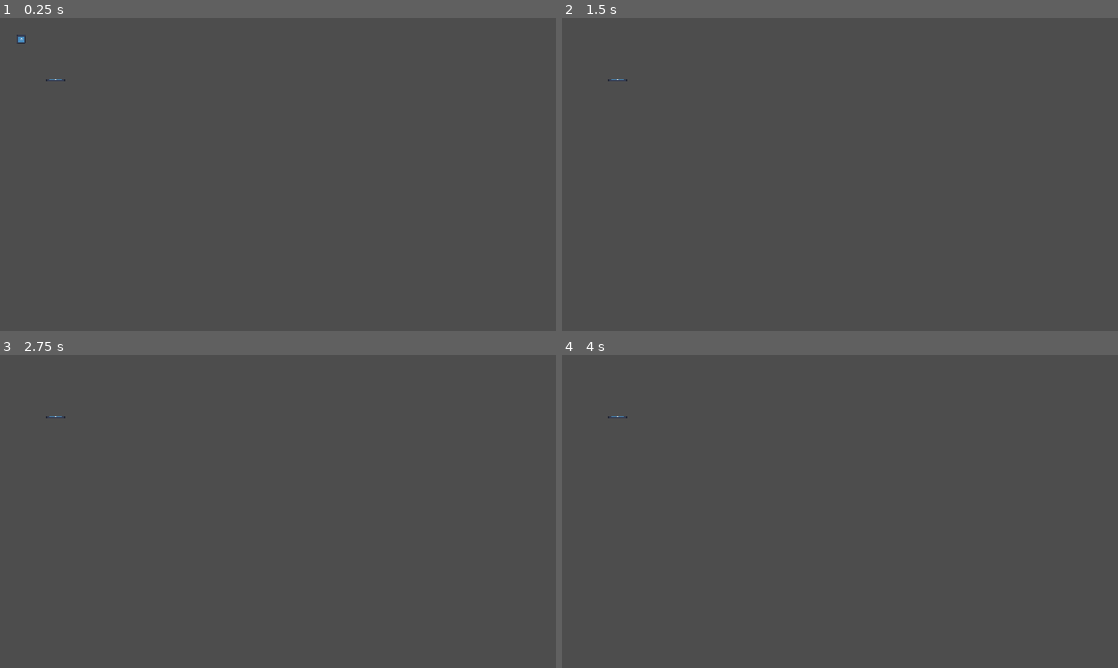
Above: before the commit, frames 1-4 (two rows, left to right).
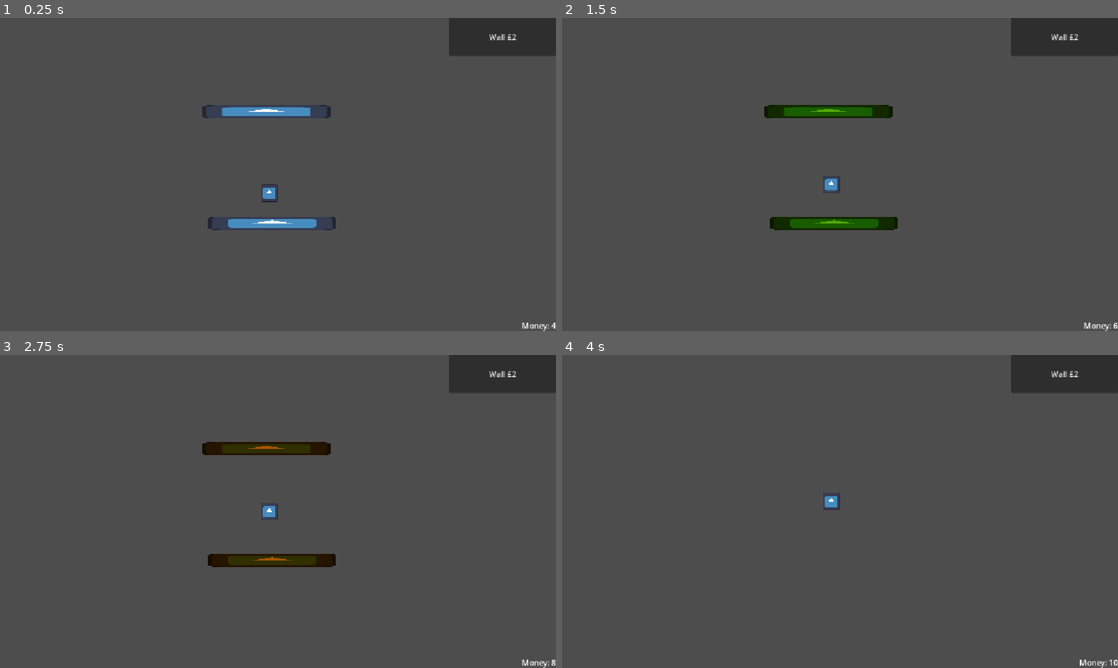
Above: after the commit, the same moments.

Repository: Charlielove19/lock-down
Game: Godot game, scene res://scenes/Game.tscn
The game is run twice, just before and just after one commit, with the same random seed, the same clock (stepped at 60 frames per second) and the same inputs. The engine's default icon, where the game draws it, is replaced by a stand-in: a white triangle on a blue panel in a dark square.
Inputs (mouse positions are in pixels of both pictures, inside the frame that each line leads up to):
- Up to frame 1 (0.25 s): no input
- Up to frame 2 (1.5 s): click (1062, 36) at 0.5 s, where only the run after the commit has a clickable "Wall £2"; move the mouse to (962, 158) at 1.27 s; hold D (rotate_right, bound only after the commit) from 1.28 s (still down)
- Up to frame 3 (2.75 s): move the mouse to (166, 527) at 2.02 s; release D (rotate_right, bound only after the commit) at 2.03 s; hold A (rotate_left, bound only after the commit) from 2.03 s (still down)
- Up to frame 4 (4 s): move the mouse to (895, 442) at 2.77 s; release A (rotate_left, bound only after the commit) at 2.78 s; hold D (rotate_right, bound only after the commit) from 2.78 s (still down); move the mouse to (812, 574) at 3.52 s

The runs differ from the first frame. In frame 1, 3.5% of the frame differs, in the area x 3-100%, y 0-100%; in frame 2, 4.3%, in the area x 8-100%, y 0-100%; in frame 3, 4.3%; in frame 4, 2.4%.

Commit message:
Made Basic Game Mechanics
- Ball movement and physics-based bouncing
- Free wall placement using drag and drop
- Wall rotation during placement
- Wall health and damage
- Money earned from wall collisions
- Different wall properties such as cost, durability and reward
- Basic HUD and placement previews

Diff:
--- a/project.godot
+++ b/project.godot
@@ -20,6 +20,21 @@
 window/stretch/mode="canvas_items"
 window/stretch/aspect="expand"
 
+[input]
+
+rotate_left={
+"deadzone": 0.2,
+"events": [Object(InputEventKey,"resource_local_to_scene":false,"resource_name":"","device":-1,"window_id":0,"alt_pressed":false,"shift_pressed":false,"ctrl_pressed":false,"meta_pressed":false,"pressed":false,"keycode":0,"physical_keycode":65,"key_label":0,"unicode":97,"location":0,"echo":false,"script":null)
+, Object(InputEventKey,"resource_local_to_scene":false,"resource_name":"","device":-1,"window_id":0,"alt_pressed":false,"shift_pressed":false,"ctrl_pressed":false,"meta_pressed":false,"pressed":false,"keycode":0,"physical_keycode":4194319,"key_label":0,"unicode":0,"location":0,"echo":false,"script":null)
+]
+}
+rotate_right={
+"deadzone": 0.2,
+"events": [Object(InputEventKey,"resource_local_to_scene":false,"resource_name":"","device":-1,"window_id":0,"alt_pressed":false,"shift_pressed":false,"ctrl_pressed":false,"meta_pressed":false,"pressed":false,"keycode":0,"physical_keycode":68,"key_label":0,"unicode":100,"location":0,"echo":false,"script":null)
+, Object(InputEventKey,"resource_local_to_scene":false,"resource_name":"","device":-1,"window_id":0,"alt_pressed":false,"shift_pressed":false,"ctrl_pressed":false,"meta_pressed":false,"pressed":false,"keycode":0,"physical_keycode":4194321,"key_label":0,"unicode":0,"location":0,"echo":false,"script":null)
+]
+}
+
 [physics]
 
 3d/physics_engine="Jolt Physics"
--- a/scenes/Ball.tscn
+++ b/scenes/Ball.tscn
@@ -6,6 +6,7 @@
 [sub_resource type="CircleShape2D" id="CircleShape2D_u2d4l"]
 
 [node name="Ball" type="CharacterBody2D" unique_id=502527504]
+scale = Vector2(2, 2)
 script = ExtResource("1_ja1hk")
 
 [node name="CollisionShape2D" type="CollisionShape2D" parent="." unique_id=1285962976]
--- a/scenes/Game.tscn
+++ b/scenes/Game.tscn
@@ -3,13 +3,46 @@
 [ext_resource type="Script" uid="uid://c1a2bs4hnphvx" path="res://scripts/game.gd" id="1_cpr0p"]
 [ext_resource type="PackedScene" uid="uid://cnpaojfl3fuuw" path="res://scenes/Ball.tscn" id="1_ibkli"]
 [ext_resource type="PackedScene" uid="uid://bci4m5pfa4f34" path="res://scenes/Wall.tscn" id="2_qbsmt"]
-[ext_resource type="Script" uid="uid://m4oipoqk3t8o" path="res://scripts/wall.gd" id="4_78awf"]
 
-[node name="Game" type="Node2D" unique_id=516437375]
+[node name="Game" type="Node2D" unique_id=516437375 node_paths=PackedStringArray("money_label", "wall_button")]
 script = ExtResource("1_cpr0p")
+money_label = NodePath("UI/Money")
+wall_scene = ExtResource("2_qbsmt")
+wall_button = NodePath("UI/WallButton")
 
 [node name="Ball" parent="." unique_id=502527504 instance=ExtResource("1_ibkli")]
+position = Vector2(558, 300)
+
+[node name="UI" type="CanvasLayer" parent="." unique_id=277768052]
+
+[node name="Money" type="Label" parent="UI" unique_id=1672510182]
+anchors_preset = 3
+anchor_left = 1.0
+anchor_top = 1.0
+anchor_right = 1.0
+anchor_bottom = 1.0
+offset_left = -40.0
+offset_top = -23.0
+grow_horizontal = 0
+grow_vertical = 0
+text = "Money: 10"
+
+[node name="WallButton" type="Button" parent="UI" unique_id=1610556833]
+anchors_preset = -1
+anchor_left = 0.80700004
+anchor_right = 1.0
+anchor_bottom = 0.120000005
+offset_left = 0.3359375
+offset_bottom = 0.23999786
+grow_horizontal = 0
+grow_vertical = 2
+text = "Wall £2"
 
 [node name="Wall" parent="." unique_id=726872955 instance=ExtResource("2_qbsmt")]
-position = Vector2(115, 128)
-script = ExtResource("4_78awf")
+position = Vector2(564, 425)
+
+[node name="Wall2" parent="." unique_id=1877070289 instance=ExtResource("2_qbsmt")]
+position = Vector2(552, 194)
+
+[connection signal="button_down" from="UI/WallButton" to="." method="_on_wall_button_button_down"]
+[connection signal="button_up" from="UI/WallButton" to="." method="_on_wall_button_button_up"]
--- a/scenes/Wall.tscn
+++ b/scenes/Wall.tscn
@@ -1,11 +1,16 @@
 [gd_scene format=3 uid="uid://bci4m5pfa4f34"]
 
+[ext_resource type="Script" uid="uid://m4oipoqk3t8o" path="res://scripts/wall.gd" id="1_awoh5"]
 [ext_resource type="Texture2D" uid="uid://b68dgrr1nnvvo" path="res://icon.svg" id="1_efbxx"]
 
 [sub_resource type="RectangleShape2D" id="RectangleShape2D_u2d4l"]
 size = Vector2(38, 4)
 
-[node name="Wall" type="StaticBody2D" unique_id=726872955]
+[node name="Wall" type="StaticBody2D" unique_id=726872955 node_paths=PackedStringArray("sprite", "collision_shape")]
+scale = Vector2(7, 7)
+script = ExtResource("1_awoh5")
+sprite = NodePath("Sprite2D")
+collision_shape = NodePath("CollisionShape2D")
 
 [node name="Sprite2D" type="Sprite2D" parent="." unique_id=518890193]
 position = Vector2(-1.9073486e-06, 0)
--- a/scripts/ball.gd
+++ b/scripts/ball.gd
@@ -1,12 +1,11 @@
 extends CharacterBody2D
 
 var speed = 250.0
-var direction = Vector2(1,1).normalized()
-@export var damage = 1
+var direction = Vector2(0,1).normalized()
+@export var damage:int = 1
 
 func _physics_process(delta):
 	velocity = direction*speed
-
 	var collision = move_and_collide(velocity*delta)
 
 	if collision:
--- a/scripts/game.gd
+++ b/scripts/game.gd
@@ -1,7 +1,53 @@
 extends Node2D
 
-var money = 10
+@export var money_label: Label
+@export var money = 4
+
+@export var wall_scene: PackedScene
+@export var wall_button: Button
+var wall_preview
+var dragging_wall:= false
+
+func _ready():
+	update_money_display()
+func _process(_delta):
+	if dragging_wall and wall_preview:
+		wall_preview.global_position = get_global_mouse_position()
+func _input(event):
+	if event.is_action_pressed("rotate_left") and dragging_wall:
+		print("rotate_left")
+		wall_preview.rotation_degrees -= 15
+	if event.is_action_pressed("rotate_right") and dragging_wall:
+		print("rotate_right")
+		wall_preview.rotation_degrees += 15
 
 func add_money(amount):
 	money+=amount
-	print("Money: ", money)
+	update_money_display()
+func update_money_display():
+	money_label.text = "Money: " + str(money)
+
+func pickup_wall():
+	wall_preview = wall_scene.instantiate()
+	wall_preview.sprite.modulate.a = 0.5
+	if money<=wall_preview.cost:
+		wall_preview.queue_free()
+		wall_preview = null
+		return
+	add_child(wall_preview)
+	wall_preview.collision_shape.disabled = true
+	dragging_wall = true
+func drop_wall():
+	if wall_button.get_global_rect().has_point(get_viewport().get_mouse_position()):
+		wall_preview.queue_free()
+	else:
+		money -= wall_preview.cost
+		update_money_display()
+	wall_preview.sprite.modulate.a = 1
+	wall_preview.collision_shape.disabled = false
+	wall_preview = null
+	dragging_wall = false
+func _on_wall_button_button_down() -> void:
+	pickup_wall()
+func _on_wall_button_button_up() -> void:
+	drop_wall()
--- a/scripts/wall.gd
+++ b/scripts/wall.gd
@@ -1,11 +1,21 @@
 extends StaticBody2D
 
-@export var health = 3
-@export var money_per_hit = 1
+@export var max_health: int =3
+@export var health: int
+@export var money_per_hit: int = 1
 @export var cost = 2
+@export var sprite: Sprite2D
+@export var collision_shape: CollisionShape2D
 
+func _ready() -> void:
+	health = max_health
 func hit(damage: int):
 	health -= damage
+	update_damage_visual()
 	if health <=0:
 		queue_free()
 	return money_per_hit
+func update_damage_visual():
+	var health_ratio = float(health)/float(max_health)
+	var sprite_index
+	sprite.modulate = Color.RED.lerp(Color.GREEN, health_ratio)
Not shown, changed: README.md
